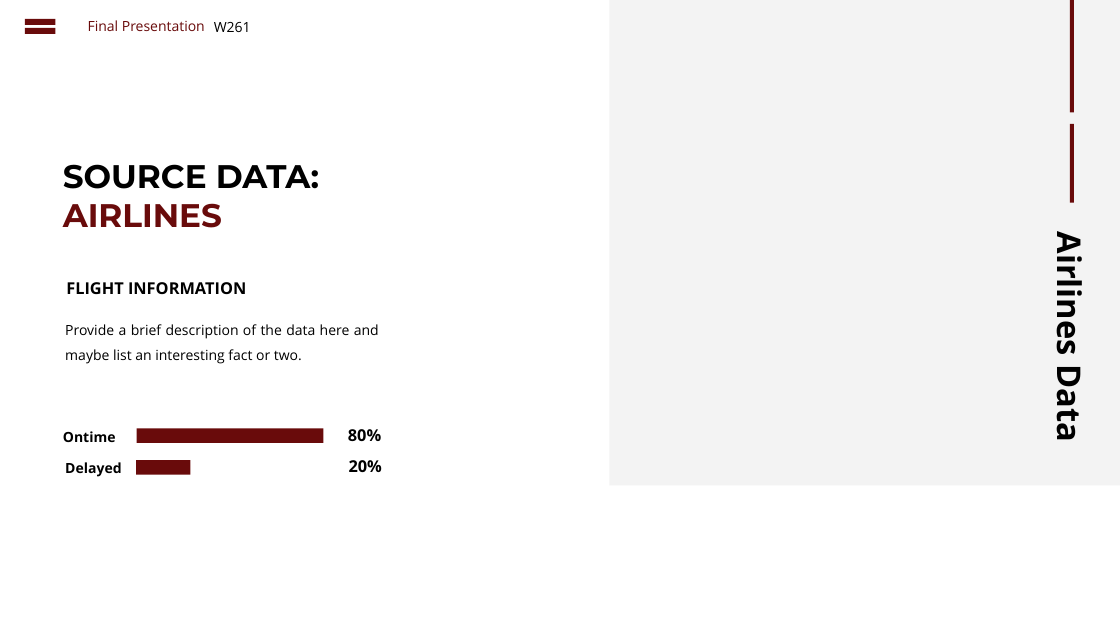
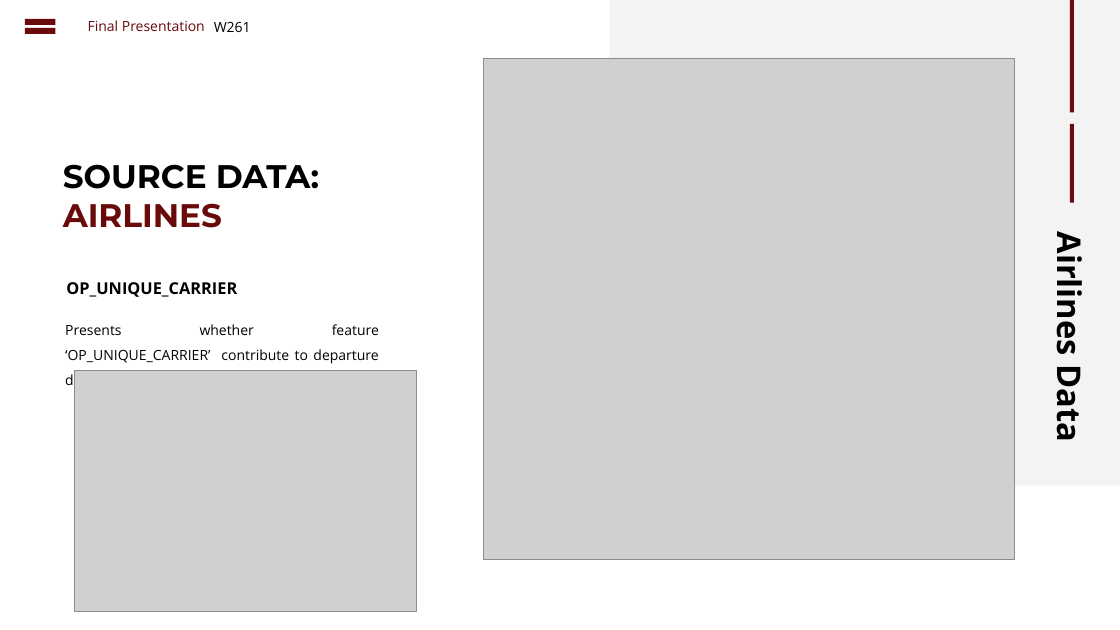
Before and after one commit to cbenge509/flightsontime, a slide deck: slide 15 of presentation/Delayed Flights Prediction - Final.pptx (slide 17 before the commit). Drawn at 1120x630 pixels with LibreOffice and Linux fonts; fonts in the diff are those of the drawing; grey boxes stand for pictures. Boxes give left, top, right and bottom in pixels: in the first picture for what was removed or moved away, otherwise in the second. Text is boxed around its words. In the diff, an @@ line names an element or a change of style, - is before the commit and + after.

```diff
--- a/presentation/Delayed Flights Prediction - Final.pptx
+++ b/presentation/Delayed Flights Prediction - Final.pptx
@@ picture added at bbox=[484, 59, 1015, 560] @@
@@ text at bbox=[66, 282, 237, 297]: text changed @@
-FLIGHT INFORMATION
+OP_UNIQUE_CARRIER
@@ text at bbox=[65, 324, 379, 390]: text changed @@
-Provide a brief description of the data here and maybe list an interesting fact or two.
+Presents whether feature ‘OP_UNIQUE_CARRIER’ contribute to departure delay
@@ picture added at bbox=[74, 371, 416, 612] @@
@@ text removed at bbox=[63, 431, 116, 442] @@
-Ontime
@@ rectangle removed at bbox=[137, 429, 323, 443] @@
@@ text removed at bbox=[348, 429, 381, 441] @@
-80%
@@ text removed at bbox=[65, 462, 121, 477] @@
-Delayed
@@ rectangle removed at bbox=[136, 460, 191, 475] @@
@@ text removed at bbox=[349, 460, 382, 472] @@
-20%
```
Also in this commit, not shown: 3 other slides changed, 2 slides added, 2 slides removed.
